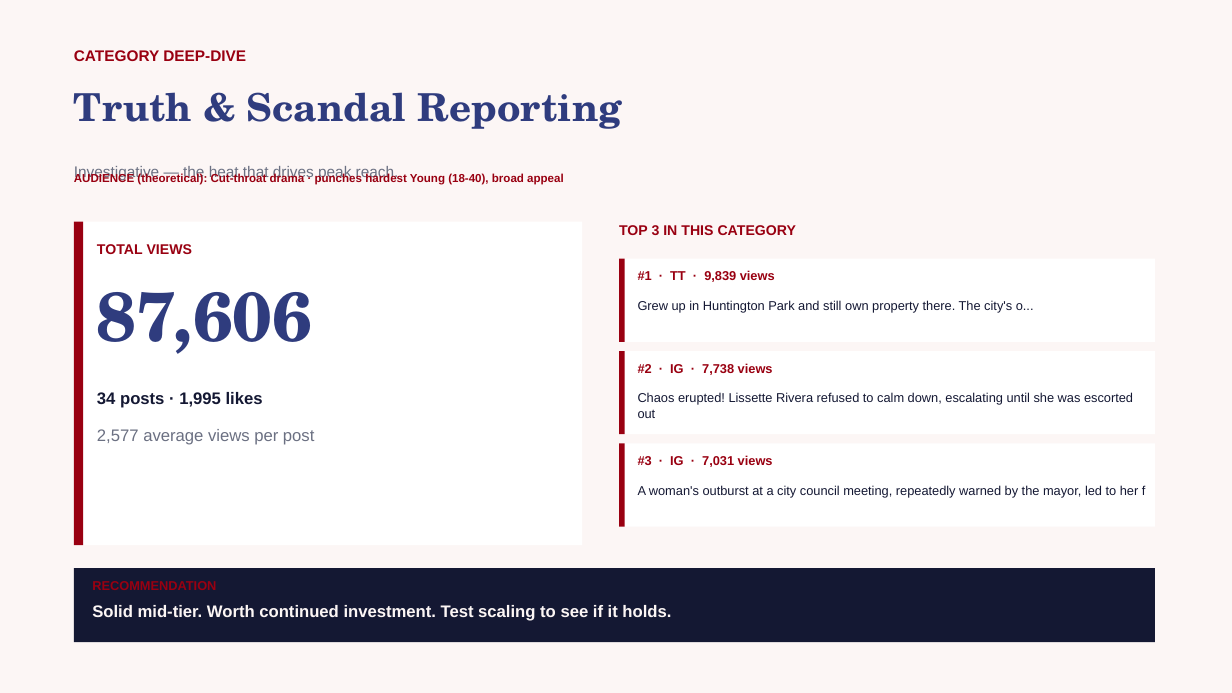
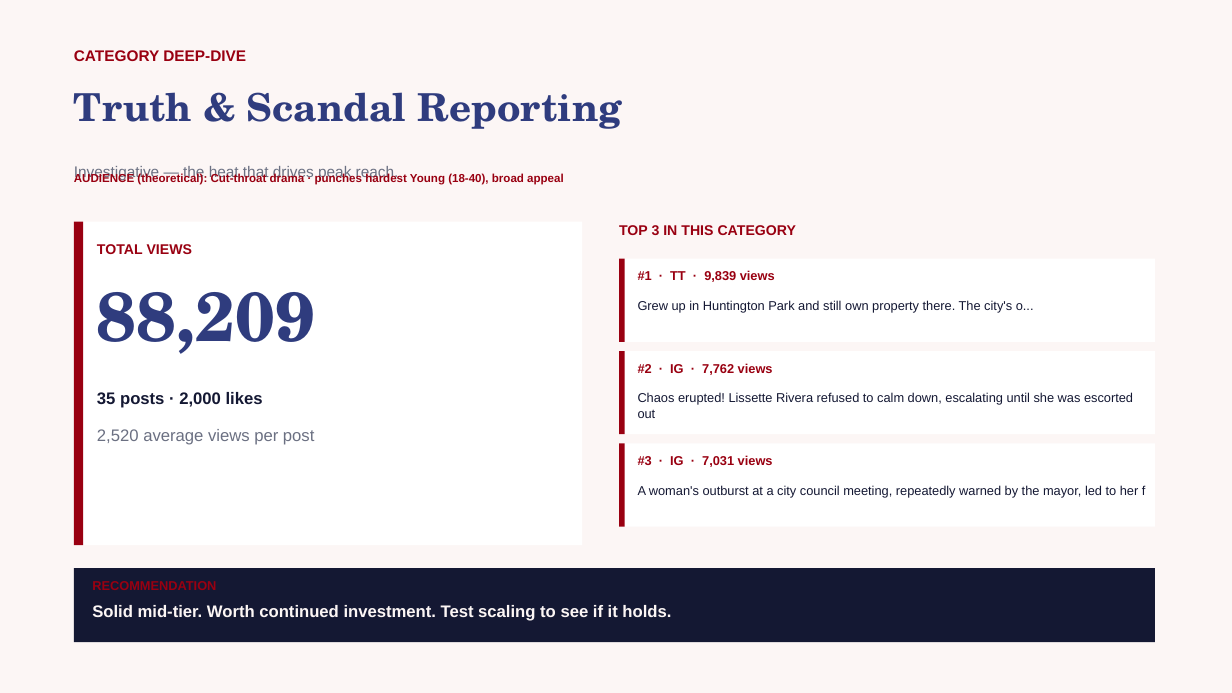
Before and after one commit to zvmmer/talking-downey-kpis, a slide deck: slide 6 of SPONSOR_CONTENT_REPORT.pptx. Drawn at 1232x693 pixels with LibreOffice and Linux fonts; fonts in the diff are those of the drawing. Boxes give left, top, right and bottom in pixels: in the first picture for what was removed or moved away, otherwise in the second. Text is boxed around its words. In the diff, an @@ line names an element or a change of style, - is before the commit and + after.

```diff
--- a/SPONSOR_CONTENT_REPORT.pptx
+++ b/SPONSOR_CONTENT_REPORT.pptx
@@ text at bbox=[97, 292, 315, 354]: text changed @@
-87,606
+88,209
@@ text at bbox=[638, 363, 773, 375]: text changed @@
-#2 · IG · 7,738 views
+#2 · IG · 7,762 views
@@ text at bbox=[97, 392, 263, 408]: text changed @@
-34 posts · 1,995 likes
+35 posts · 2,000 likes
@@ text at bbox=[97, 429, 314, 445]: text changed @@
-2,577 average views per post
+2,520 average views per post
```
Also in this commit, not shown: 14 other slides changed, 6 other files.
